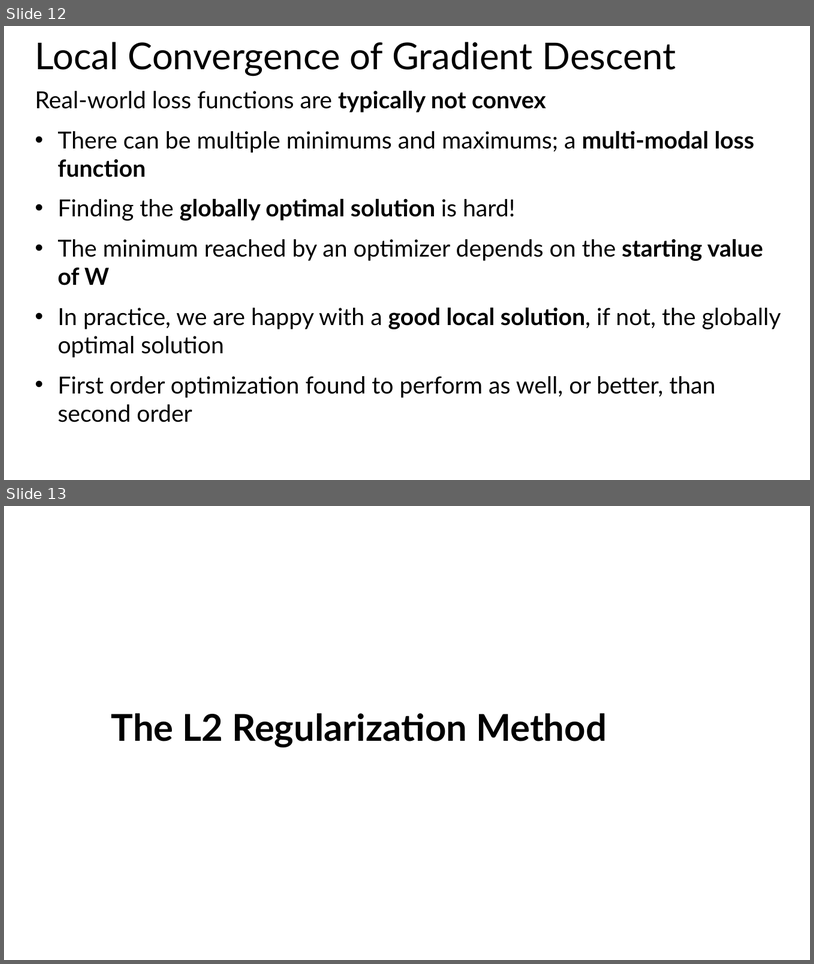
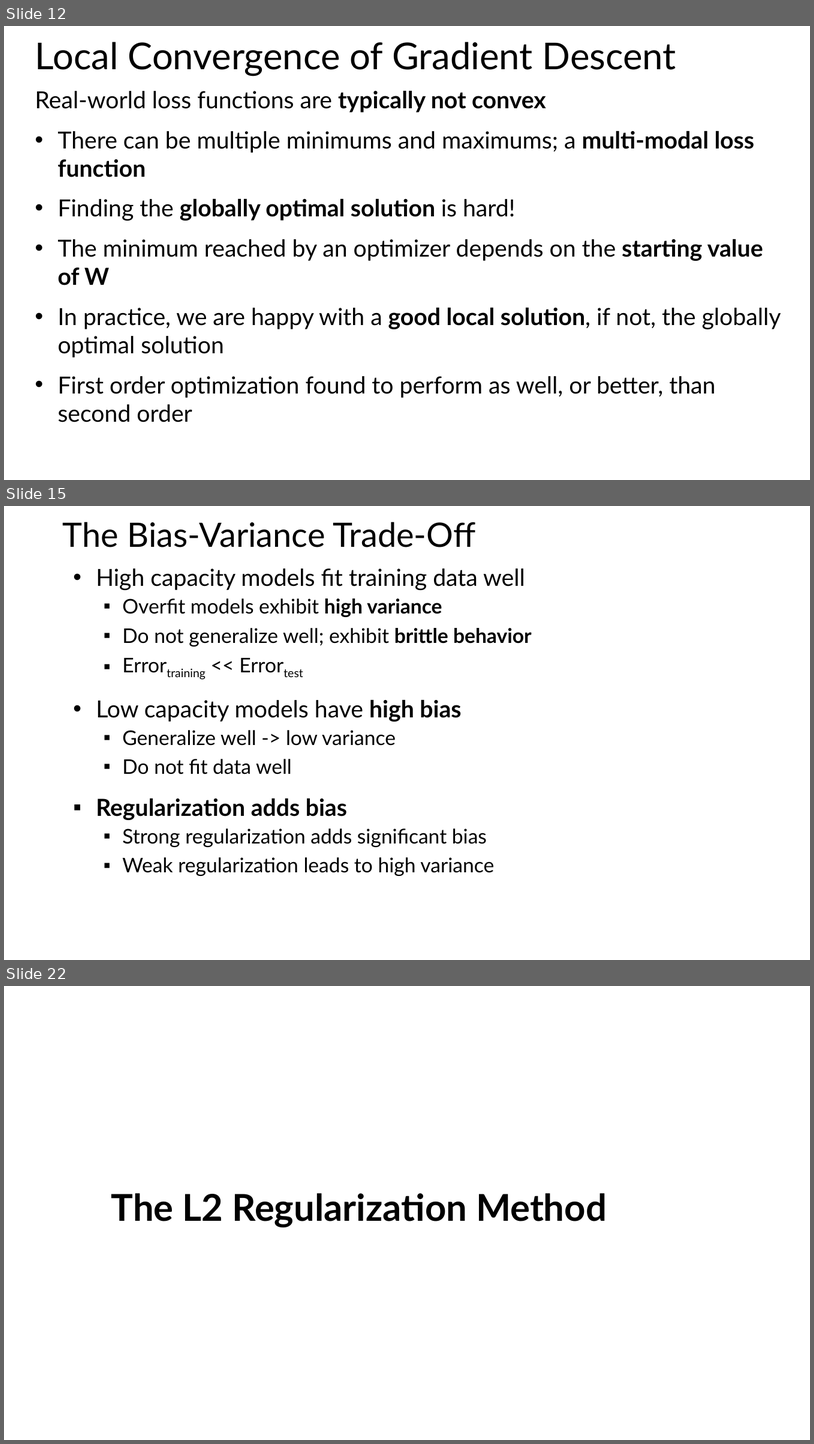
Before and after one commit to StephenElston/MachineLearning530, a slide deck: Lesson4/4_OptimizationRegularization.pptx. Shown one above the other, each under a label of ours: slides 12 and 13 before the commit, slides 12, 15 and 22 after it; the slides between them are not shown. The pictures are 814x964 and 814x1444 pixels, drawn with LibreOffice and Linux fonts; fonts in the diff are those of the drawing. Boxes give left, top, right and bottom in pixels: in the first picture for what was removed or moved away, otherwise in the second. Text is boxed around its words. In the diff, an @@ line names an element or a change of style, - is before the commit and + after.

```diff
--- a/Lesson4/4_OptimizationRegularization.pptx
+++ b/Lesson4/4_OptimizationRegularization.pptx
@@ slide 15 added at (x1=4, y1=506, x2=810, y2=960), background #FFFFFF @@
@@ title added at (x1=63, y1=522, x2=476, y2=547), 40 pt, text #000000 @@
+The Bias-Variance Trade-Off
@@ text added at (x1=96, y1=568, x2=532, y2=876), 24 pt, text #000000 @@
+• High capacity models fit training data well
+  ▪ Overfit models exhibit high variance
+  ▪ Do not generalize well; exhibit brittle behavior
+  ▪ Errortraining << Errortest
+• Low capacity models have high bias
+  ▪ Generalize well -> low variance
+  ▪ Do not fit data well
+▪ Regularization adds bias
+  ▪ Strong regularization adds significant bias
+  ▪ Weak regularization leads to high variance
@@ what was slide 13 is now slide 22 @@
```
Also in this commit, not shown: 9 other slides added.
